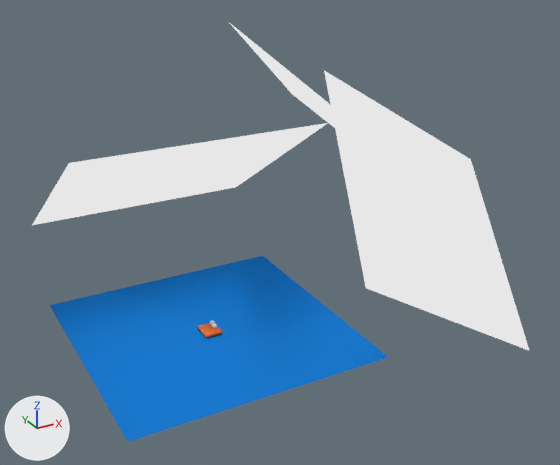
The Blender file 03-Scenes/Silver_Lining.blend, before and after one commit.
The view is the same before and after, from a camera (50 mm lens) standing at (-44.6, -106.1, 68.2) and looking at (16.6, 5.2, 12.5). Lighting does not change. The marker at lower left points along +X, +Y and +Z. The first picture is the older version.

The older version as bpy lines, for what is in view:
```python
ob_emission = bpy.data.objects.new('emission', me_plane_003)
ob_emission.location = (0.0, 14.5, 22.8)
ob_emission.rotation_euler = (-0.568, 0.0, 0.0)  # degrees (-33, 0, 0)
ob_emission.scale = (21.0, 21.0, 21.0)
ob_emission_001 = bpy.data.objects.new('emission.001', me_plane_004)
ob_emission_001.location = (36.4, -11.0, 18.4)
ob_emission_001.rotation_euler = (0.692, 0.544, 0.0315)  # degrees (40, 31, 1.8)
ob_emission_001.scale = (21.0, 21.0, 21.0)
ob_emission_002 = bpy.data.objects.new('emission.002', me_plane_005)
ob_emission_002.location = (38.1, 22.9, 27.3)
ob_emission_002.rotation_euler = (0.183, 0.687, -0.0706)  # degrees (10, 39, -4)
ob_emission_002.scale = (21.0, 21.0, 21.0)
ob_plane = bpy.data.objects.new('Plane', me_plane)
ob_plane.location = (0.0, 0.0, 0.0)
ob_plane.scale = (21.7, 21.7, 21.7)
ob_plane_001 = bpy.data.objects.new('Plane.001', me_plane_001)
ob_plane_001.location = (0.0, 0.0, -0.2)
ob_plane_001.scale = (1.47, 1.47, 1.47)
ob_sphere = bpy.data.objects.new('Sphere', me_sphere)
ob_sphere.location = (0.977, 0.74, 0.659)
ob_sphere.rotation_euler = (0.0, 0.0, 0.0147)  # degrees (0, 0, 0.8)
ob_sphere.scale = (0.435, 0.435, 0.435)
# me_plane
# before: 0 (-1.0, -1.0, 0.0) at pixel (127, 442), 1 (1.0, -1.0, 0.0) at pixel (388, 357), 2 (-1.0, 1.0, 0.0) at pixel (49, 305), 3 (1.0, 1.0, 0.0) at pixel (262, 255)
```
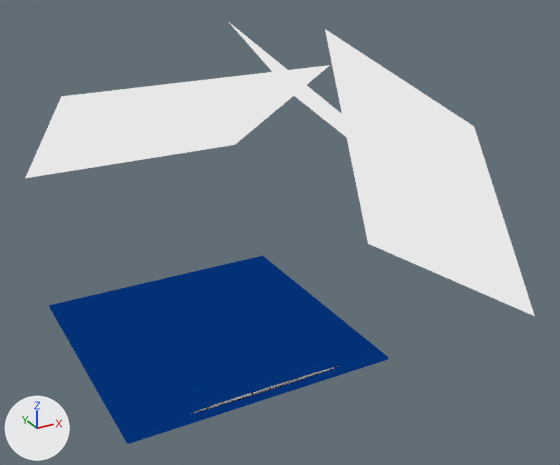
Boxes (x1, y1, x2, y2) around the edits, measured in the pictures (560 x 465 px):
'emission.001', moved: before (324, 70, 530, 351); after (325, 29, 535, 316)
'Plane', recoloured, reshaped (darker): before (50, 256, 388, 442); after (49, 256, 388, 444)
'emission', moved: before (32, 123, 328, 225); after (26, 65, 330, 178)
'Cube.003', added: after (191, 366, 339, 414)
'Plane.001', hidden: before (197, 323, 222, 338)
'Sphere', hidden: before (210, 320, 217, 328)

What changed in the scene script:
```text
Change mat_material_002:
    where n0 = _N.new('ShaderNodeOutputMaterial'); n0.name = 'Material Output'
    remove n1 = _N.new('ShaderNodeBsdfAnisotropic'); n1.name = 'Glossy BSDF'
    remove n1.distribution = 'GGX'
    remove n1.inputs[0].default_value = (0.0138, 0.246, 0.8, 1.0)  # 'Color', blue #1f88e7
    remove n1.inputs[1].default_value = 0.362  # 'Roughness'
    remove _L.new(n1.outputs[0], n0.inputs[0])  # 'BSDF' to 'Surface'
    add n2 = _N.new('ShaderNodeBsdfTransparent'); n2.name = 'Transparent BSDF'
    add n2.inputs[0].default_value = (0.103, 0.448, 1.0, 1.0)  # 'Color', blue #5ab3ff
    add _L.new(n2.outputs[0], n0.inputs[0])  # 'BSDF' to 'Surface'
Add mat_material:
    mat_material = bpy.data.materials.new('Material')
    mat_material.use_nodes = True; mat_material.node_tree.nodes.clear()
    _N = mat_material.node_tree.nodes; _L = mat_material.node_tree.links
    n0 = _N.new('ShaderNodeOutputMaterial'); n0.name = 'Material Output'
    n1 = _N.new('ShaderNodeBsdfAnisotropic'); n1.name = 'Glossy BSDF'
    n1.distribution = 'GGX'
    n1.inputs[1].default_value = 0.0  # 'Roughness'
    _L.new(n1.outputs[0], n0.inputs[0])  # 'BSDF' to 'Surface'
Change me_plane:
    used by ob_plane; location = (0.0, 0.0, 0.0); scale = (21.7, 21.7, 21.7)
    verts and faces of me_plane; kept vertices keep their numbers, new ones are numbered from 4
    remove me_plane.from_pydata(...)  # 4 vertices, 1 face; spans x -1.0..1.0, y -1.0..1.0, z 0.0
    add me_plane.from_pydata(...)  # 8 vertices, 6 faces; spans x -1.0..1.0, y -1.0..1.0, z -0.02..0.0
    me_plane part 1
    add delete_faces([(0, 1, 3, 2)])
    add for new, old in zip([*range(4, 8)], [*range(0, 4)]): verts[new] = verts[old] + (0.0, 0.0, -0.02)
    add faces += [(0, 2, 3, 1), (4, 5, 7, 6), (2, 6, 7, 3), (1, 3, 7, 5), (0, 1, 5, 4), (0, 4, 6, 2)]
Add me_cube_003:
    me_cube_003.from_pydata(...)  # a box spanning x -14.5..15.5, y -0.3..0.3, z -0.8..-0.1
    me_cube_003.materials.append(mat_material)
Change ob_emission_001:
    ob_emission_001.location: (36.4, -11.0, 18.4) -> (36.4, -11.0, 25.2)
Change ob_emission:
    ob_emission.location: (0.0, 14.5, 22.8) -> (0.0, 14.5, 32.1)
Change ob_sphere:
    ob_sphere.location: (0.977, 0.74, 0.659) -> (0.615, 0.173, 1.661)
    add ob_sphere.hide_viewport = True
Change ob_plane_001:
    add ob_plane_001.hide_viewport = True
Add ob_cube_003:
    ob_cube_003 = bpy.data.objects.new('Cube.003', me_cube_003)
    ob_cube_003.location = (-0.1, -20.7, 0.9)
    _m = ob_cube_003.modifiers.new('Subsurf', 'SUBSURF')
```
